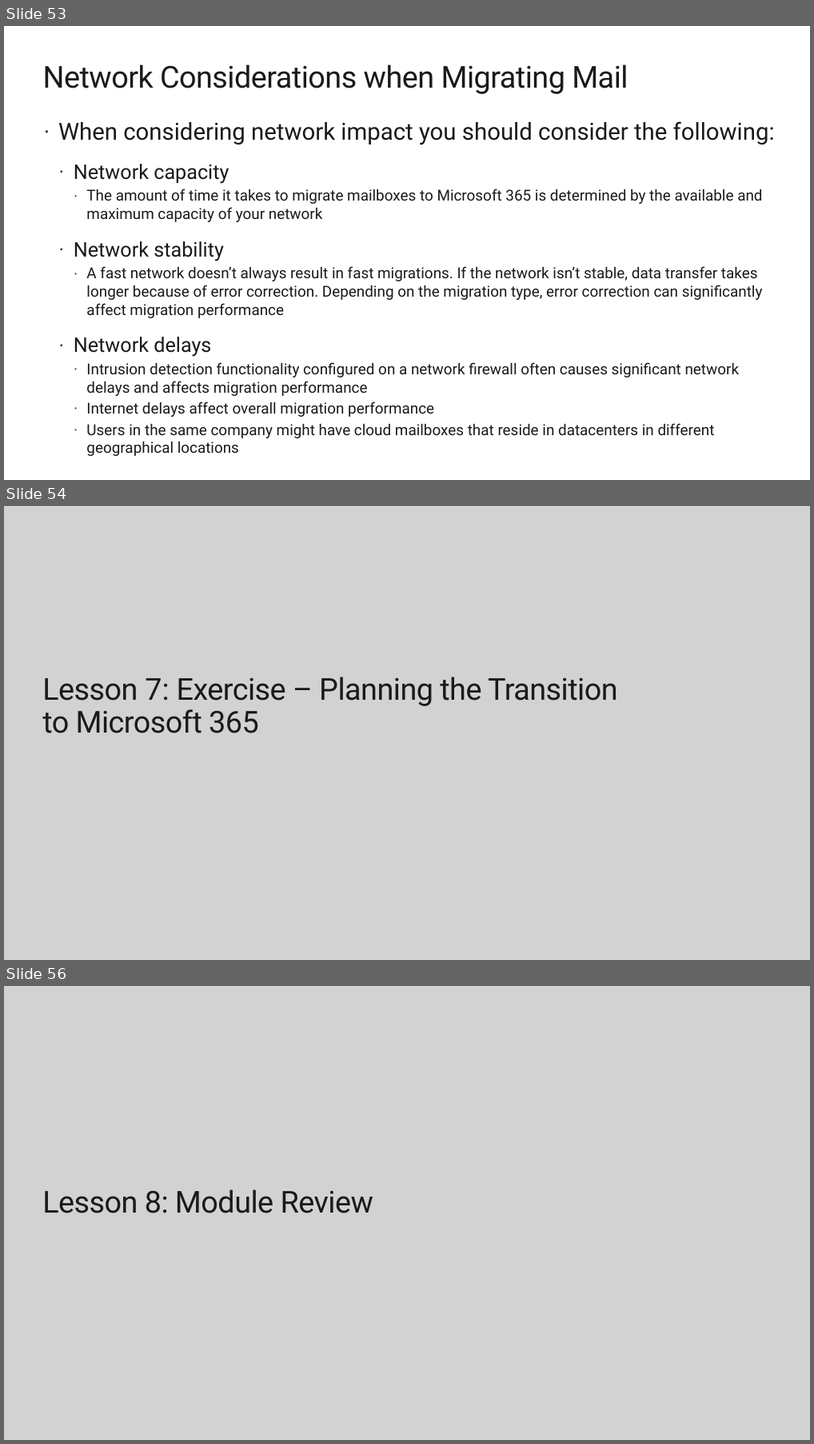
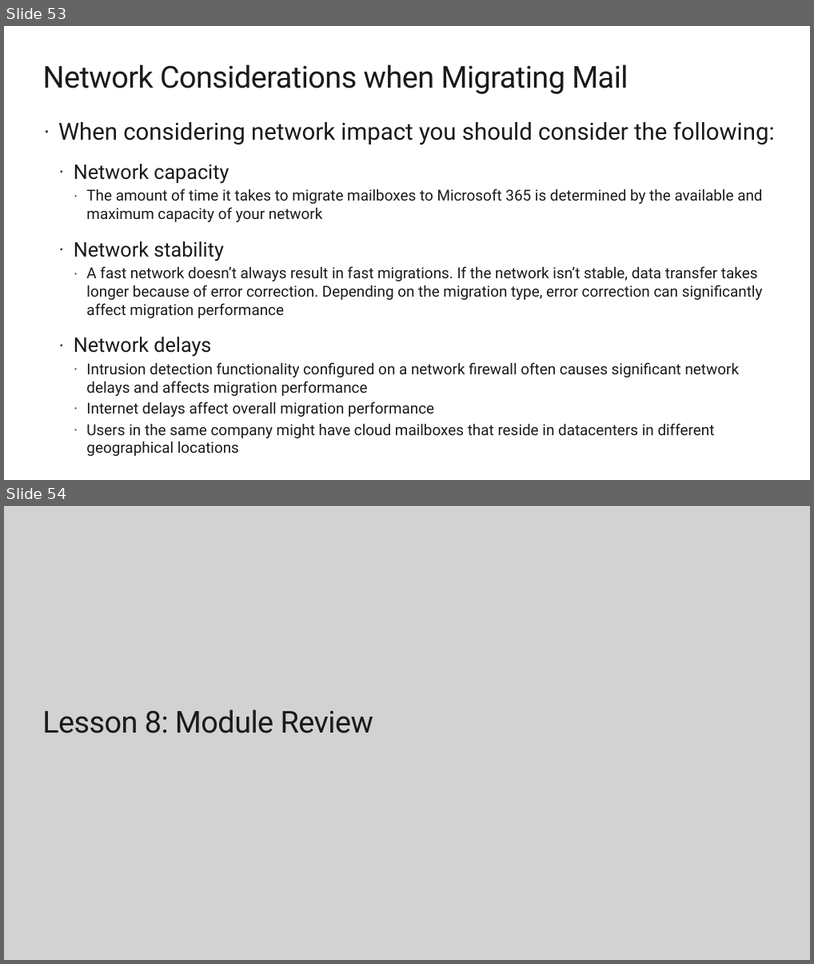
Before and after one commit to JPOWER4/Microsoft-365-Admin, a slide deck: MS-100T00A-ENU-PowerPoint_01.pptx. Shown one above the other, each under a label of ours: slides 53, 54 and 56 before the commit, slides 53 and 54 after it; the slides between them are not shown. The pictures are 814x1444 and 814x964 pixels, drawn with LibreOffice and Linux fonts; fonts in the diff are those of the drawing; background and template pictures are left out. Boxes give left, top, right and bottom in pixels: in the first picture for what was removed or moved away, otherwise in the second. Text is boxed around its words. In the diff, an @@ line names an element or a change of style, - is before the commit and + after.

```diff
--- a/MS-100T00A-ENU-PowerPoint_01.pptx
+++ b/MS-100T00A-ENU-PowerPoint_01.pptx
@@ slide 54 removed at <box>4,506,810,960</box>, background #D2D2D2 @@
@@ title removed at <box>42,676,618,733</box> @@
-Lesson 7: Exercise – Planning the Transition to Microsoft 365
@@ what was slide 56 is now slide 54 @@
```
Also in this commit, not shown: 1 other slide removed, 7 other files.
